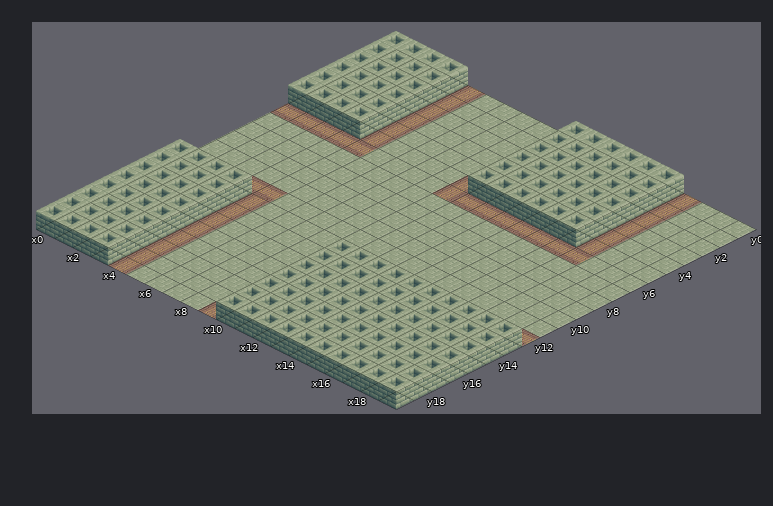
Two versions of a level (Tiled map, Hitcat/android/assets/TileMaps.tmx). That is the earlier state.
Cells are 64x32 px. Isometric: x runs down to the right, y down to the left. Shown: x 0..19, y 0..19.
New version:
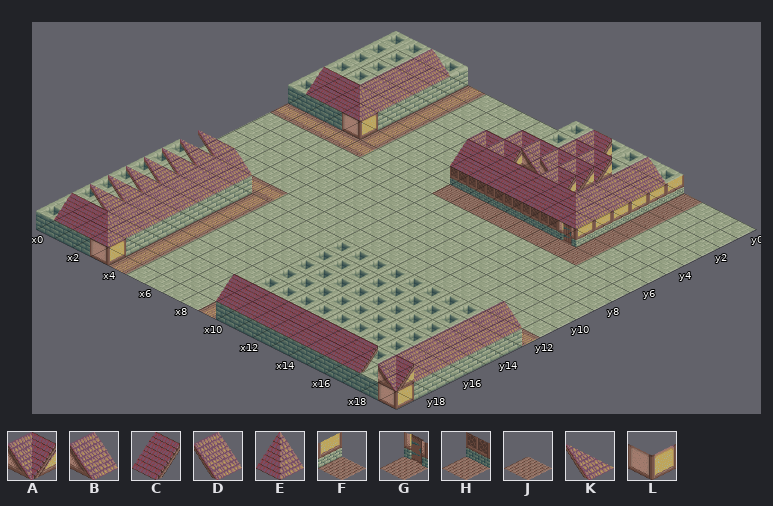
Key: from "iso-64x64-building": A 9, B 12, C 13, D 14, E 29, F 41, G 44, H 46, J 50, K 63, L 70.
_ is an empty cell, . an unchanged one.
Tiles of an added or newly shown layer are drawn over the layers below it.
The exact change:
--- layer "Warstwa Kafelków 2" (added)
@@ x 3..16 @@
- 0 ............._
- 1 ............._
- 2 ............._
- 3 ............._
- 4 ............._
- 5 _............_
- 6 ......________
+ 0 .............F
+ 1 .............F
+ 2 .............F
+ 3 .............F
+ 4 .............F
+ 5 L............F
+ 6 ......HHHHHHGJ
@@ x 3..19 @@
-19 _..............._
+19 L...............L
--- layer "Warstwa Kafelków 3" (added)
@@ x 0..14 @@
- 0 .._........_.._
- 1 .._........__._
- 2 .._......____._
- 3 .._.....__.._._
- 4 ___....._______
+ 0 ..D........A..B
+ 1 ..D........AA.B
+ 2 ..D......AAAA.B
+ 3 ..D.....AA..A.B
+ 4 CCE.....CCCCCCE
@@ x 0..18 @@
-10 _..................
-11 _._................
-12 _._..............._
-13 _._..............._
-14 _._..............._
-15 _._..............._
-16 _._..............._
-17 .._..............._
-18 ___......________._
+10 K..................
+11 K.D................
+12 K.D...............D
+13 K.D...............D
+14 K.D...............D
+15 K.D...............D
+16 K.D...............D
+17 ..D...............D
+18 CCE......CCCCCCCC.A
Boxes around the changes in both pictures, in picture pixels (x1, y1, x2, y2):
added: (306, 49, 702, 265)
added: (54, 130, 252, 265)
added: (216, 274, 522, 409)
